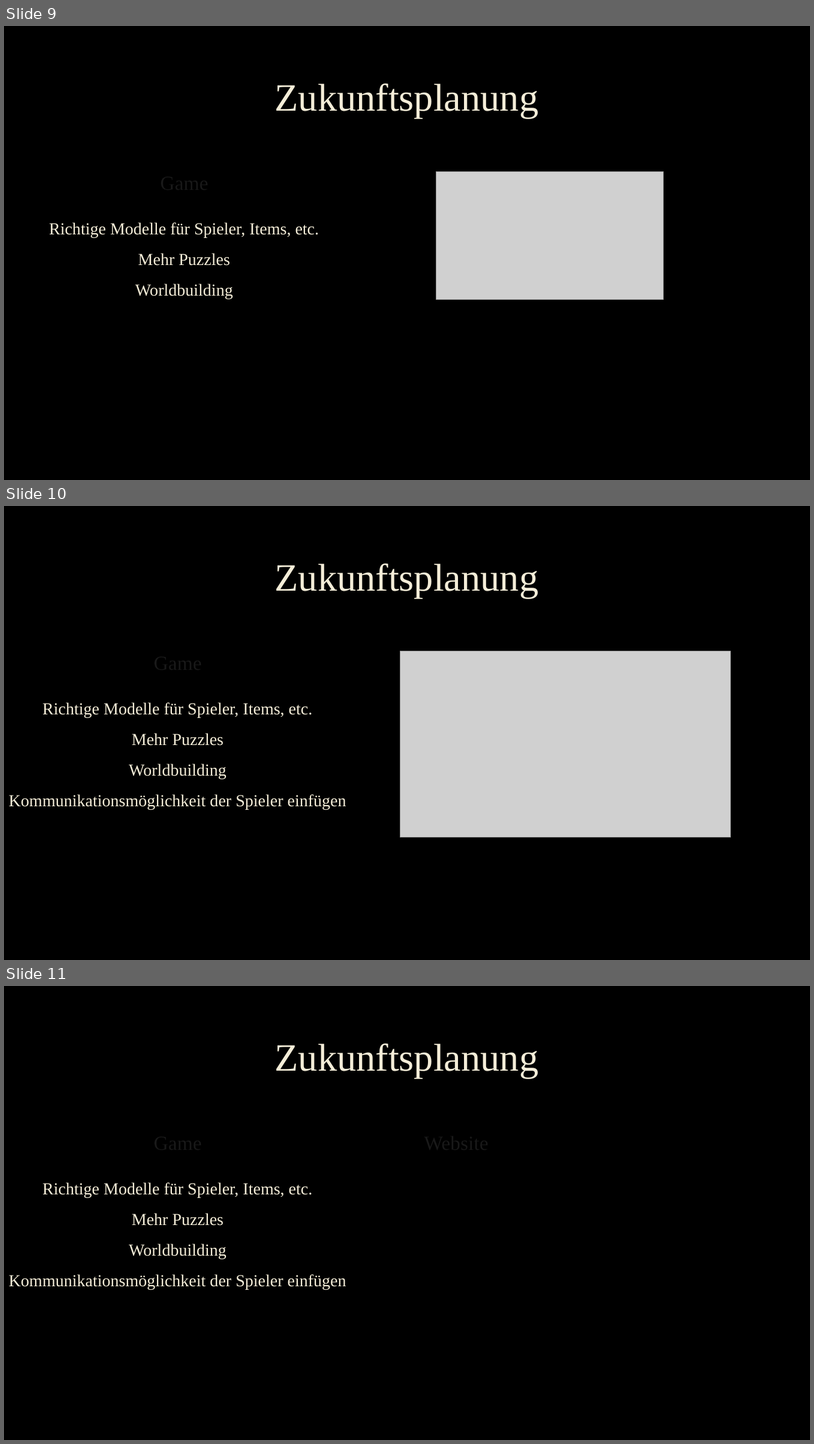
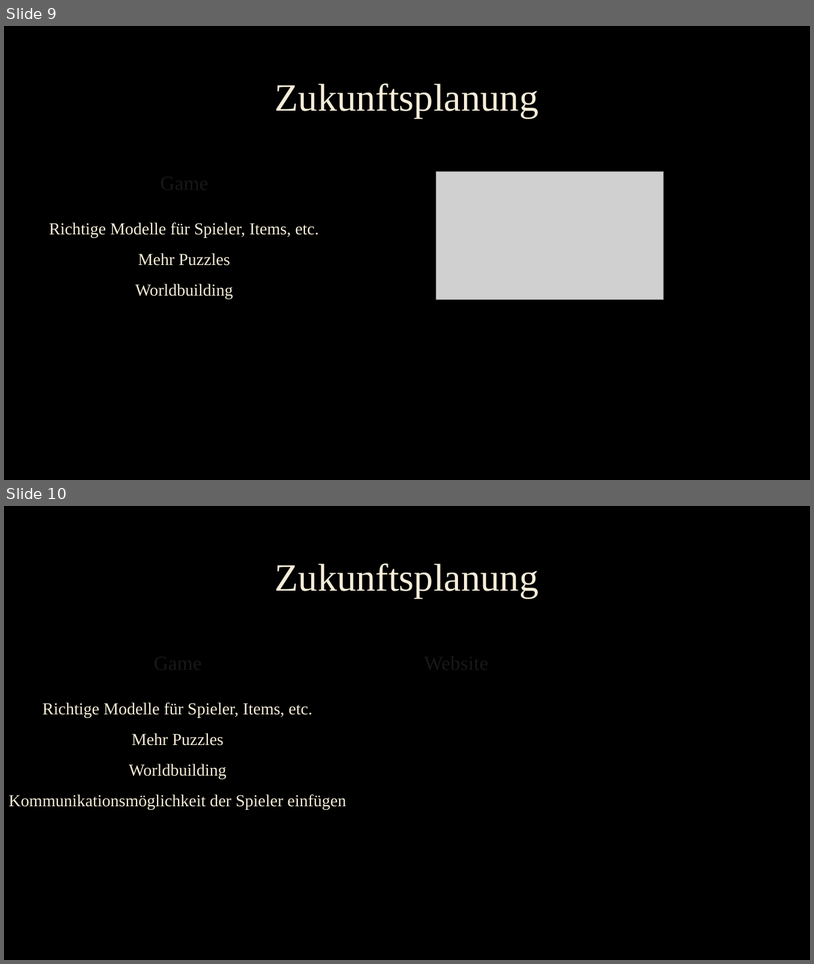
Before and after one commit to ChristophLasinger/Youre-not-alone, a slide deck: documents/Project_State.pptx. Shown one above the other, each under a label of ours: slides 9, 10 and 11 before the commit, slides 9 and 10 after it. The pictures are 814x1444 and 814x964 pixels, drawn with LibreOffice and Linux fonts; fonts in the diff are those of the drawing; grey boxes stand for pictures; background and template pictures are left out. Boxes give left, top, right and bottom in pixels: in the first picture for what was removed or moved away, otherwise in the second. Text is boxed around its words. In the diff, an @@ line names an element or a change of style, - is before the commit and + after.

Commit message:
update project state presentation

```diff
--- a/documents/Project_State.pptx
+++ b/documents/Project_State.pptx
@@ slide 10 removed at (4,506,810,960), background picture (left out) @@
@@ title removed at (275,563,539,598) @@
-Zukunftsplanung
@@ text removed at (69,627,287,677) @@
-Game
@@ picture removed at (400,651,731,838) @@
@@ text removed at (9,702,347,809) @@
-Richtige Modelle für Spieler, Items, etc.
-Mehr Puzzles
-Worldbuilding
-Kommunikationsmöglichkeit der Spieler einfügen
@@ what was slide 11 is now slide 10 @@
```
